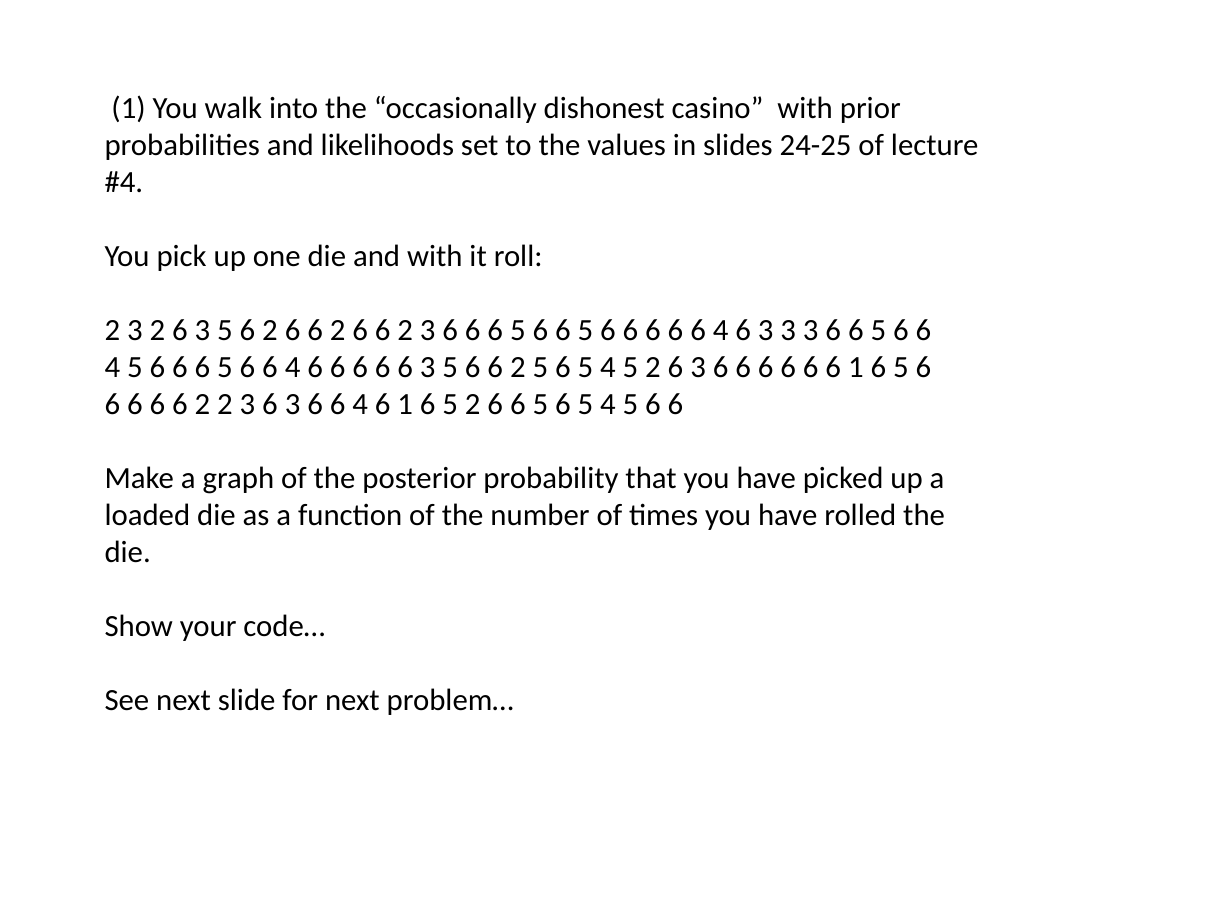
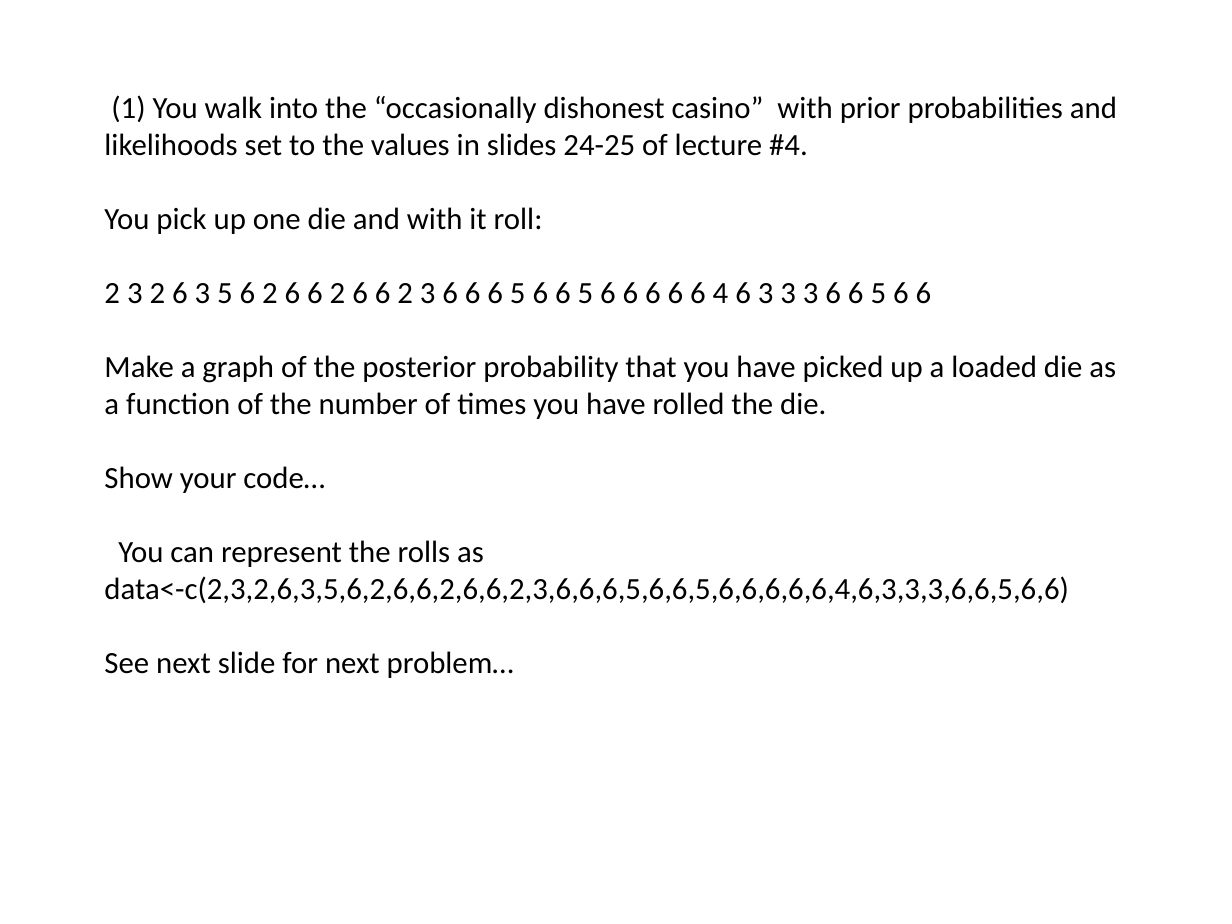
Before and after one commit to afodor/afodor.github.io, a slide deck: slide 2 of classes/stats2018/Lab03.pptx. Drawn at 1232x924 pixels with LibreOffice and Linux fonts; fonts in the diff are those of the drawing. Boxes give left, top, right and bottom in pixels: in the first picture for what was removed or moved away, otherwise in the second. Text is boxed around its words. In the diff, an @@ line names an element or a change of style, - is before the commit and + after.

Commit message:
don't need so many rolls for lab 3

```diff
--- a/classes/stats2018/Lab03.pptx
+++ b/classes/stats2018/Lab03.pptx
@@ text at (105, 356, 932, 415): paragraphs removed @@
-4 5 6 6 6 5 6 6 4 6 6 6 6 6 3 5 6 6 2 5 6 5 4 5 2 6 3 6 6 6 6 6 6 1 6 5 6
-6 6 6 6 2 2 3 6 3 6 6 4 6 1 6 5 2 6 6 5 6 5 4 5 6 6
@@ text at (104, 540, 1068, 603): paragraphs added @@
+You can represent the rolls as
+data<-c(2,3,2,6,3,5,6,2,6,6,2,6,6,2,3,6,6,6,5,6,6,5,6,6,6,6,6,4,6,3,3,3,6,6,5,6,6)
```
